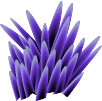
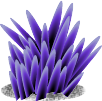
Layered file, before and after one edit (102x101). Changes by layer:
renamed "图层 1" to "图层 0", unmasked it over bbox(1, 83, 86, 101)
renamed "背景" to "图层 1", showed it, painted on it over bbox(1, 83, 86, 101)
